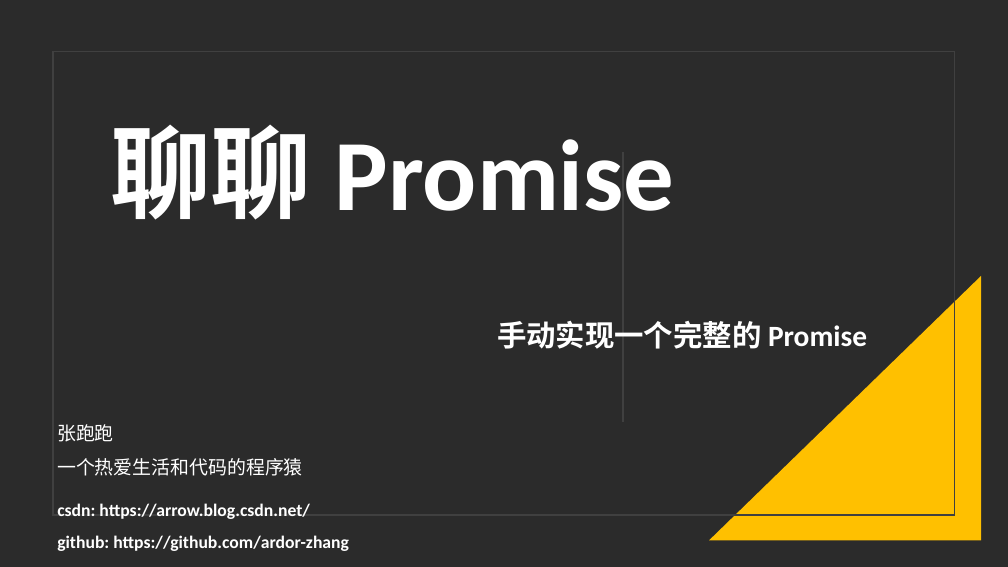
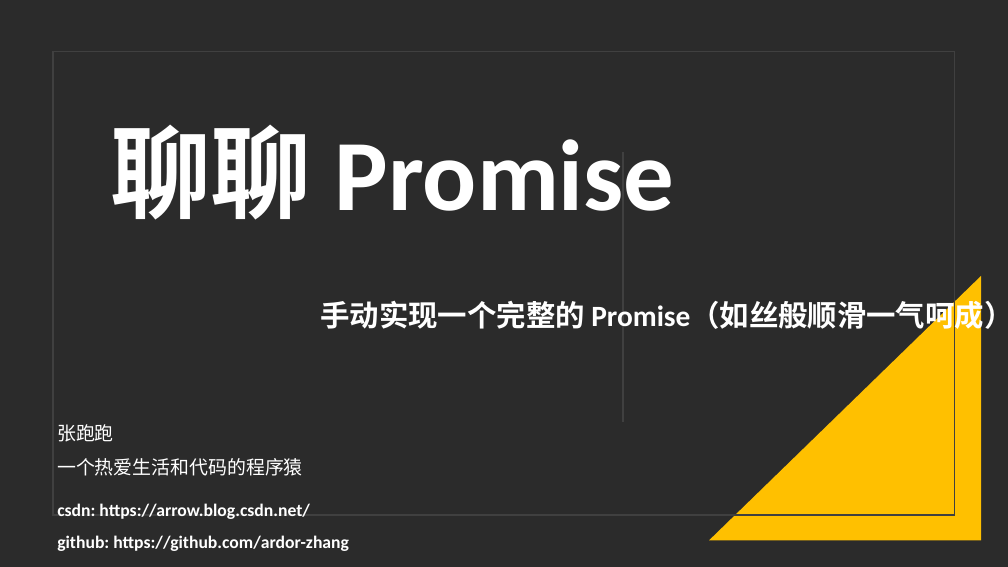
Before and after one commit to zhangpaopao0609/magic-wheel, a slide deck: slide 1 of 01-promise-2021/聊聊 Promise-手写完整的 Promise.pptx. Drawn at 1008x567 pixels with LibreOffice and Linux fonts; fonts in the diff are those of the drawing; background and template pictures are left out; a plain dark background stands for a picture behind light text. Boxes give left, top, right and bottom in pixels: in the first picture for what was removed or moved away, otherwise in the second. Text is boxed around its words. In the diff, an @@ line names an element or a change of style, - is before the commit and + after.

Commit message:
feat: promise ppt

```diff
--- a/01-promise-2021/聊聊 Promise-手写完整的 Promise.pptx
+++ b/01-promise-2021/聊聊 Promise-手写完整的 Promise.pptx
@@ text at (321, 301, 1008, 334): text changed @@
-手动实现一个完整的 Promise
+手动实现一个完整的 Promise（如丝般顺滑一气呵成）
```
Also in this commit, not shown: 4 other slides changed, 3 slides added, 1 slide removed.
